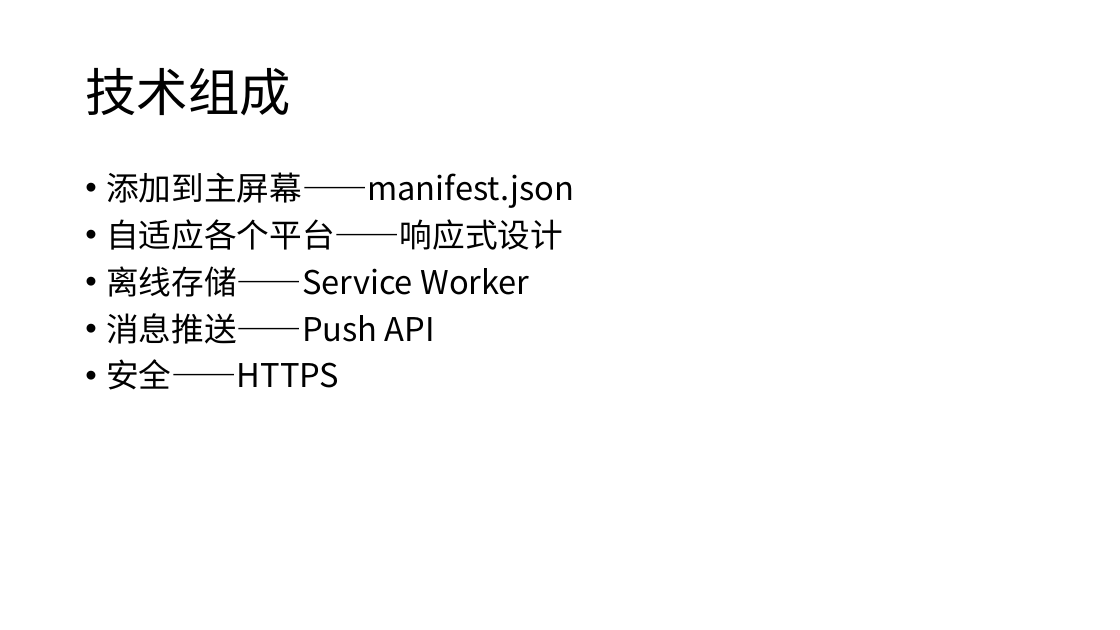
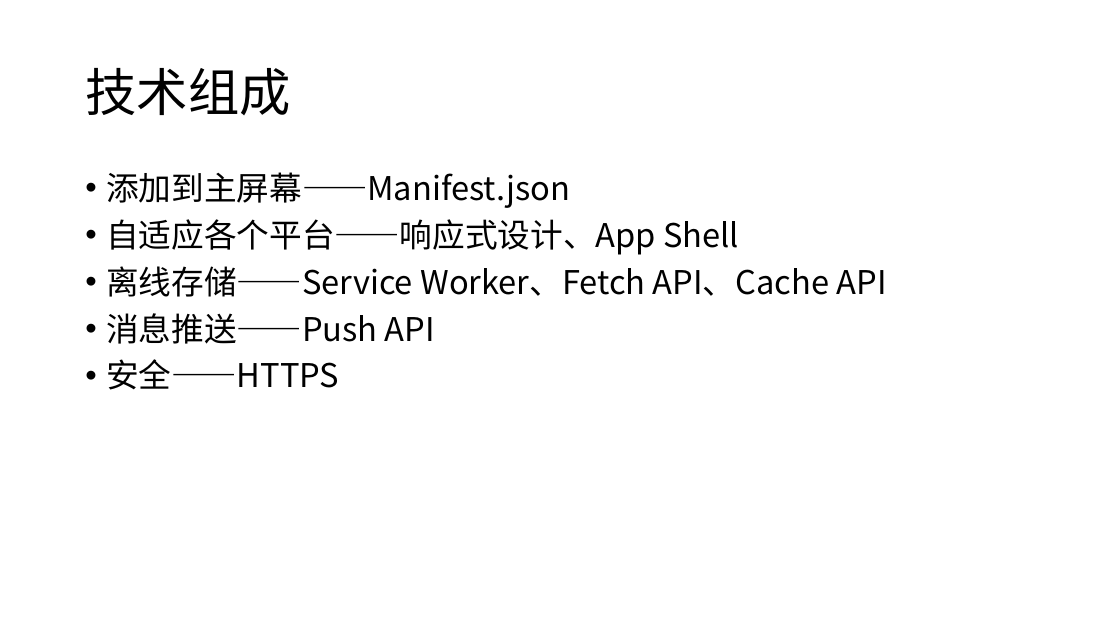
Before and after one commit to wujunxi/frontend-subject, a slide deck: slide 6 of PWA/other/PWA渐进式Web应用介绍.pptx. Drawn at 1120x630 pixels with LibreOffice and Linux fonts; fonts in the diff are those of the drawing. Boxes give left, top, right and bottom in pixels: in the first picture for what was removed or moved away, otherwise in the second. Text is boxed around its words. In the diff, an @@ line names an element or a change of style, - is before the commit and + after.

```diff
--- a/PWA/other/PWA渐进式Web应用介绍.pptx
+++ b/PWA/other/PWA渐进式Web应用介绍.pptx
@@ text at <box>106,172,887,297</box>: text changed @@
-• 添加到主屏幕——manifest.json
-• 自适应各个平台——响应式设计
-• 离线存储——Service Worker
+• 添加到主屏幕——Manifest.json
+• 自适应各个平台——响应式设计、App Shell
+• 离线存储——Service Worker、Fetch API、Cache API
```
Also in this commit, not shown: 2 other slides changed, 5 slides added, 2 other files.
